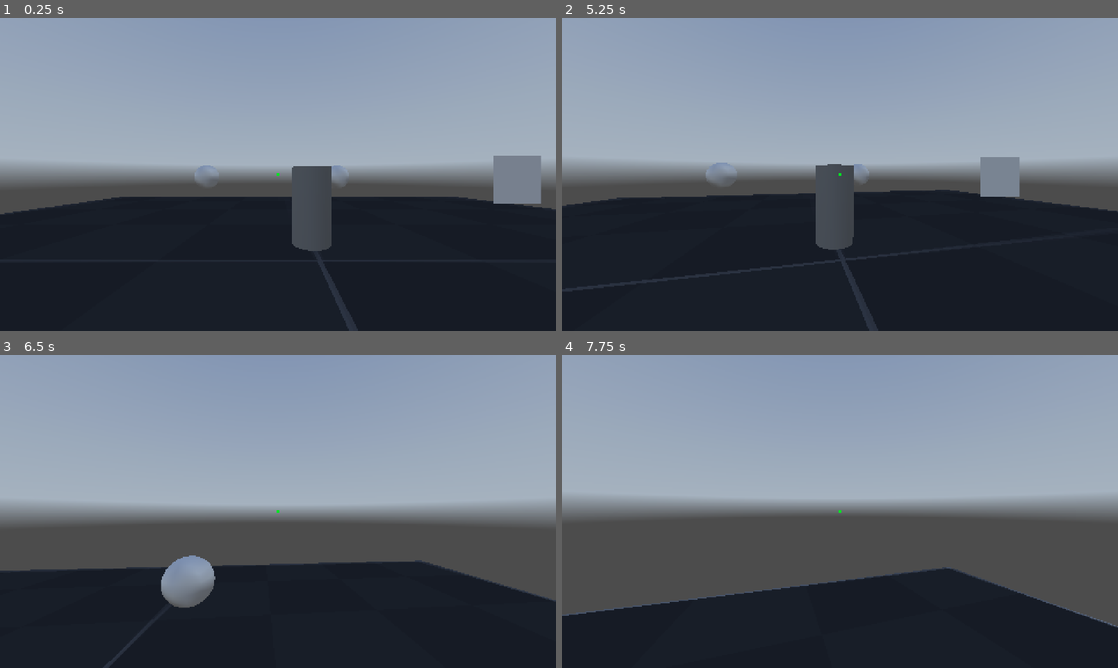
Above: before the commit, frames 1-4 (two rows, left to right).
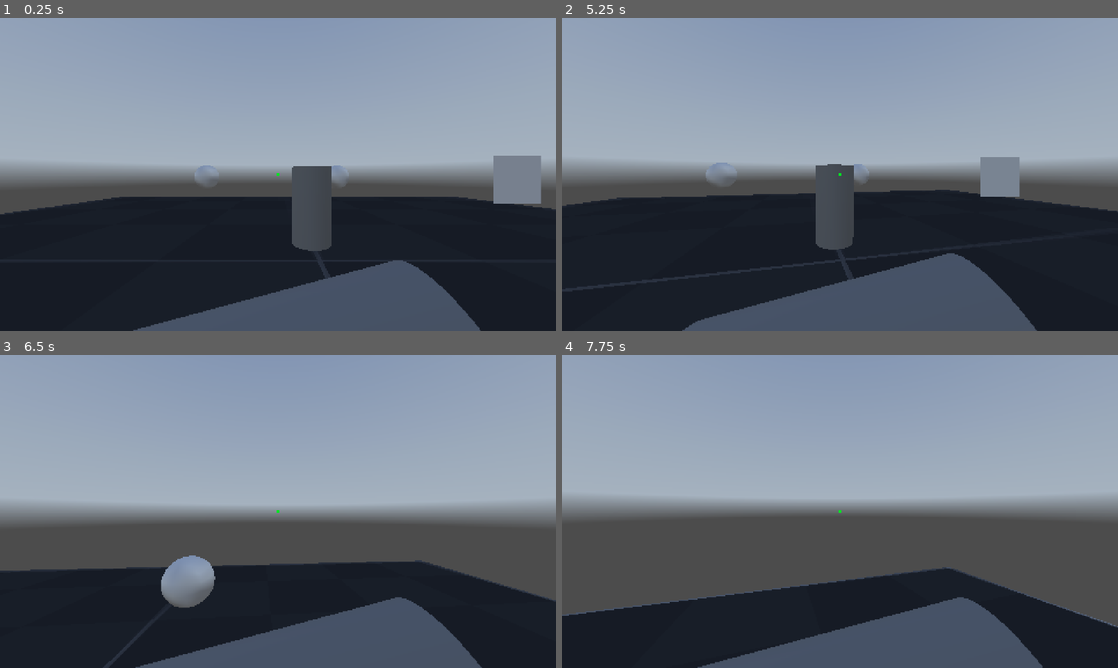
Above: after the commit, the same moments.

Repository: CarpetBakery/ThreeEnds
Game: Godot game, scene res://maps/test/mpInteractTest.tscn
Two runs of this game, one before a commit and one after it. Both use one fixed random seed, a clock stepped at 60 frames per second and the inputs below. A sky picture missing from this copy of the repository is replaced by a grey-blue gradient.
Inputs (mouse positions are in pixels of both pictures, inside the frame that each line leads up to):
- Up to frame 1 (0.25 s): no input
- Up to frame 2 (5.25 s): tap Enter (ui_accept) at 0.5, 4.25 s; move the mouse to (867, 174) at 0.52 s; hold Ctrl (crouch) 0.53-1.28 s; hold W (forward) from 0.53 s (still down); click (867, 174) at 0.67 s; tap Space (jump) at 0.77, 1.52, 3.02, 3.77, 4.52 s; move the mouse to (812, 174) at 1.27 s; tap Alt (free_look) at 1.35 s; move the mouse to (851, 168) at 2.02 s; tap E (interact) at 2.1 s; move the mouse to (834, 180) at 2.77 s; click (834, 180) at 2.85 s; move the mouse to (878, 177) at 3.52 s; tap Mouse wheel down (mouseWheelDown) at 3.6 s; move the mouse to (795, 171) at 4.27 s; tap Mouse wheel up (mouseWheelUp) at 4.35 s; tap R (debug_restart) at 5 s; move the mouse to (845, 174) at 5.02 s; hold Shift (sprint) from 5.03 s (still down); click (845, 174) at 5.17 s
- Up to frame 3 (6.5 s): move the mouse to (255, 505) at 5.77 s; release W (forward) at 5.78 s; release Shift (sprint) at 5.78 s; hold D (right) from 5.78 s (still down); tap Ctrl (crouch) at 5.85 s; tap Space (jump) at 6.02 s
- Up to frame 4 (7.75 s): move the mouse to (867, 511) at 6.52 s; release D (right) at 6.53 s; hold Alt (free_look) 6.53-7.28 s; hold W (forward) from 6.53 s (still down); tap Space (jump) at 6.77, 7.52 s; move the mouse to (812, 511) at 7.27 s; tap E (interact) at 7.35 s; click (812, 511) at 7.42 s

The runs differ from the first frame. In frame 1, 7.6% of the frame differs, in the area x 24-87%, y 77-100%; in frame 2, 8.8%, in the area x 21-86%, y 75-100%; in frame 3, 7.5%; in frame 4, 7.5%.

Commit message:
gonna remove carryObject crap

Diff:
--- a/objects/player.tscn
+++ b/objects/player.tscn
@@ -8,6 +8,8 @@
 
 [sub_resource type="CapsuleShape3D" id="CapsuleShape3D_h8hpb"]
 height = 1.2
+
+[sub_resource type="CylinderMesh" id="CylinderMesh_1f8gl"]
 
 [sub_resource type="ViewportTexture" id="ViewportTexture_3083w"]
 viewport_path = NodePath("UI/SubViewport")
@@ -22,7 +24,7 @@
 crouching_collision_shape = NodePath("crouchingCollisionShape")
 ray_cast_3d = NodePath("RayCast3D")
 rayCastInteract = NodePath("Neck/head/Eyes/RayCastInteract")
-carrySocket = NodePath("Neck/head/Eyes/CarrySocket")
+carrySocket = NodePath("UI/SubViewport/CarrySocket")
 hud = NodePath("UI/SubViewportContainer/HudViewport/PlayerHud")
 screenSurface = NodePath("UI/ScreenSurface")
 footstepSpeaker = NodePath("Audio/FootstepsTemp")
@@ -39,8 +41,6 @@
 target_position = Vector3(0, -2.5, 0)
 collide_with_areas = true
 collide_with_bodies = false
-
-[node name="CarrySocket" type="Node3D" parent="Neck/head/Eyes"]
 
 [node name="standingCollisionShape" type="CollisionShape3D" parent="."]
 transform = Transform3D(1, 0, 0, 0, 1, 0, 0, 0, 1, 0, 1, 0)
@@ -78,6 +78,13 @@
 transform = Transform3D(1, 0, 0, 0, 1, 0, 0, 0, 1, 0, 1.8, 0)
 current = true
 fov = 85.0
+
+[node name="CarrySocket" type="Node3D" parent="UI/SubViewport"]
+transform = Transform3D(1, 0, 0, 0, 1, 0, 0, 0, 1, 0, 1.8, 0)
+
+[node name="BarrelMesh" type="MeshInstance3D" parent="UI/SubViewport/CarrySocket"]
+transform = Transform3D(0.258819, 0.965926, 0, -0.965926, 0.258819, 0, 0, 0, 1, 0, -1.3, -1.1)
+mesh = SubResource("CylinderMesh_1f8gl")
 
 [node name="ScreenSurface" type="TextureRect" parent="UI"]
 visible = false
--- a/scripts/Global.gd
+++ b/scripts/Global.gd
@@ -44,3 +44,13 @@
 		if Input.is_action_just_pressed("debug_restart"):
 			get_tree().reload_current_scene()
 		pass
+
+
+# Helper functions
+#func lerp_angle(from, to, weight):
+	#return from + _short_angle_dist(from, to) * weight
+#
+#func _short_angle_dist(from, to):
+	#var max_angle = PI * 2
+	#var difference = fmod(to - from, max_angle)
+	#return fmod(2 * difference, max_angle) - difference
--- a/scripts/PlayerFps.gd
+++ b/scripts/PlayerFps.gd
@@ -280,8 +280,18 @@
 	move_and_slide()
 
 	# Move the camera to be at the correct position and rotation
-	camera.position = position + neck.position + head.position + eyes.position
-	camera.rotation = rotation + neck.rotation + head.rotation + eyes.rotation
+	var eyePos: Vector3 = neck.position + head.position + eyes.position
+	var eyeRot: Vector3 = neck.rotation + head.rotation + eyes.rotation
+	camera.position = position + eyePos
+	camera.rotation = rotation + eyeRot
+
+	# Lerp carrySocket for smooth movement
+	var carryLerpSpd = 0.4
+	carrySocket.position = position + eyePos
+	#carrySocket.position = lerp(carrySocket.position, position + eyePos, carryLerpSpd)
+	carrySocket.rotation.x = lerp_angle(carrySocket.rotation.x, rotation.x + eyeRot.x, carryLerpSpd)
+	carrySocket.rotation.y = lerp_angle(carrySocket.rotation.y, rotation.y + eyeRot.y, carryLerpSpd)
+	carrySocket.rotation.z = lerp_angle(carrySocket.rotation.z, rotation.z + eyeRot.z, carryLerpSpd)
 
 	# -- Process interaction --
 	interactionText.text = ""
Not shown: 1 places in objects/player.tscn that only renumber resources
